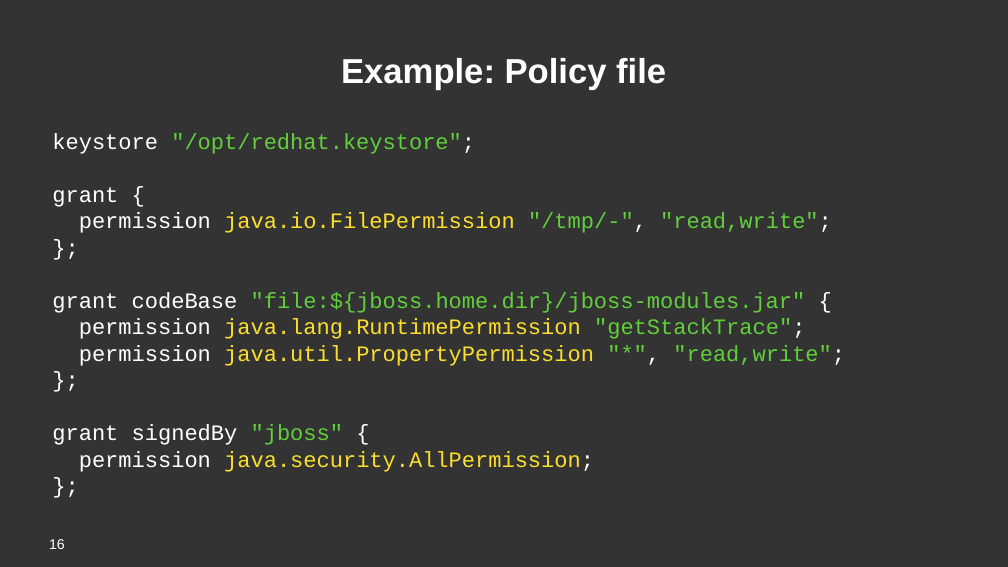
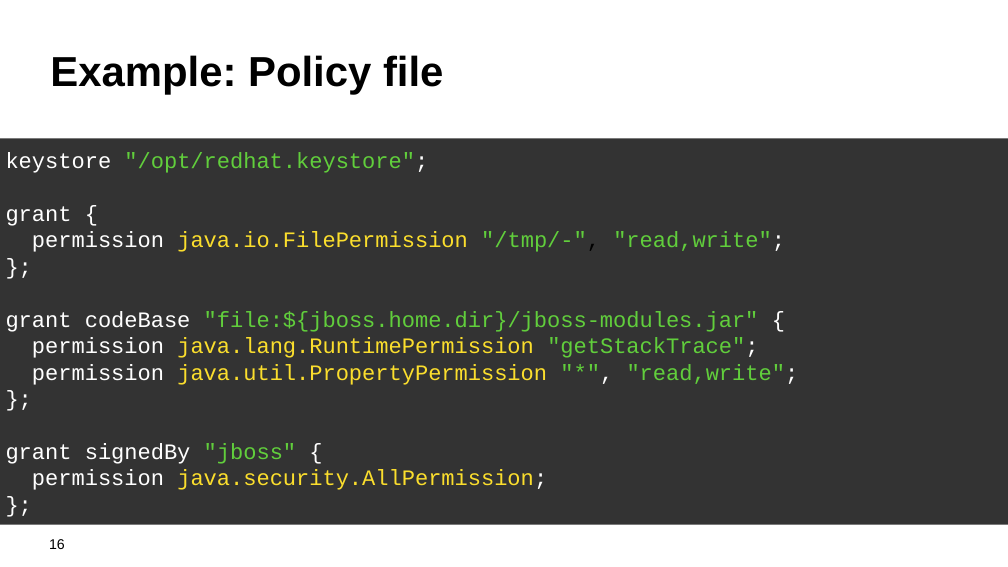
Before and after one commit to kwart/presentations, a slide deck: slide 16 of sec-man-reloaded.odp. Drawn at 1008x567 pixels with LibreOffice and Linux fonts; fonts in the diff are those of the drawing; background and template pictures are left out. Boxes give left, top, right and bottom in pixels: in the first picture for what was removed or moved away, otherwise in the second. Text is boxed around its words. In the diff, an @@ line names an element or a change of style, - is before the commit and + after.

Commit message:
unified style (code examples); threats rework

```diff
--- a/sec-man-reloaded.odp
+++ b/sec-man-reloaded.odp
@@ background #333333 to #FFFFFF @@
@@ title "Example: Policy file" at [50,55,443,95]: size 44 to 53.2 pt, text colour #FFFFFF to #000000; alignment centre to left @@
@@ rectangle "keystore "/opt/redhat.keystore";": place and size @@
-rectangle "keystore "/opt/redhat.keystore";" at [52,133,845,472]
+rectangle "keystore "/opt/redhat.keystore";" at [0,138,1008,524]
@@ rectangle "keystore "/opt/redhat.keystore";" at [0,138,1008,524]: fill none to #333333 @@
@@ text in rectangle at [32,231,785,252]: text colour #FFFFFF to #000000 in ""/tmp/-"," @@
@@ page number at [49,539,65,549]: text colour #FFFFFF to #000000 @@
```
Also in this commit, not shown: 6 other slides changed.
